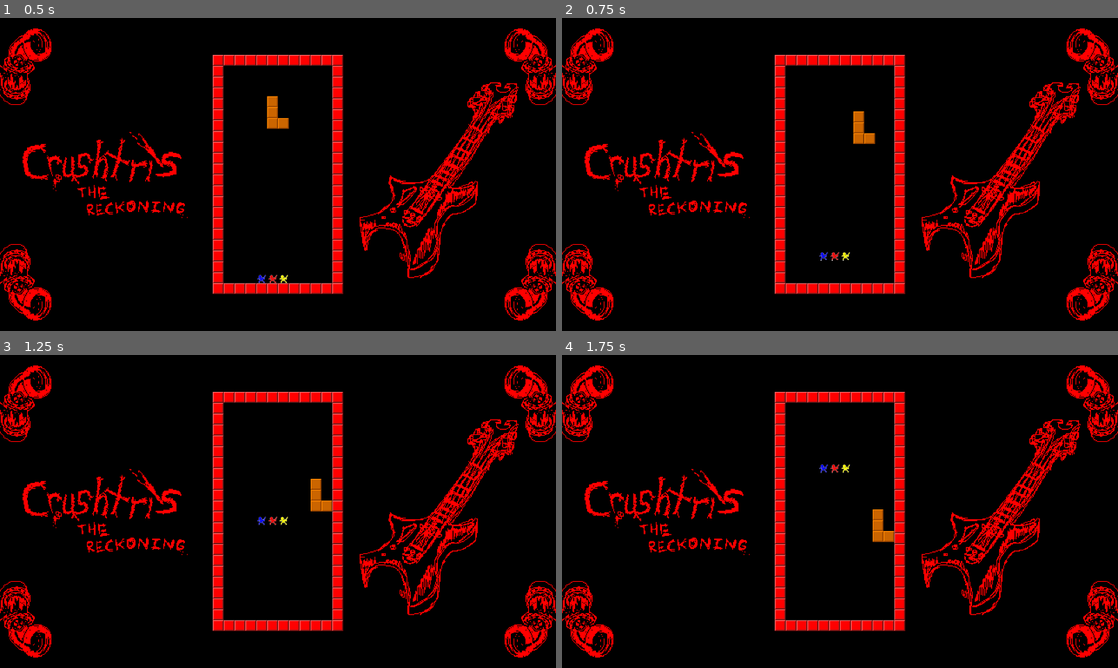
Above: before the commit, frames 1-4 (two rows, left to right).
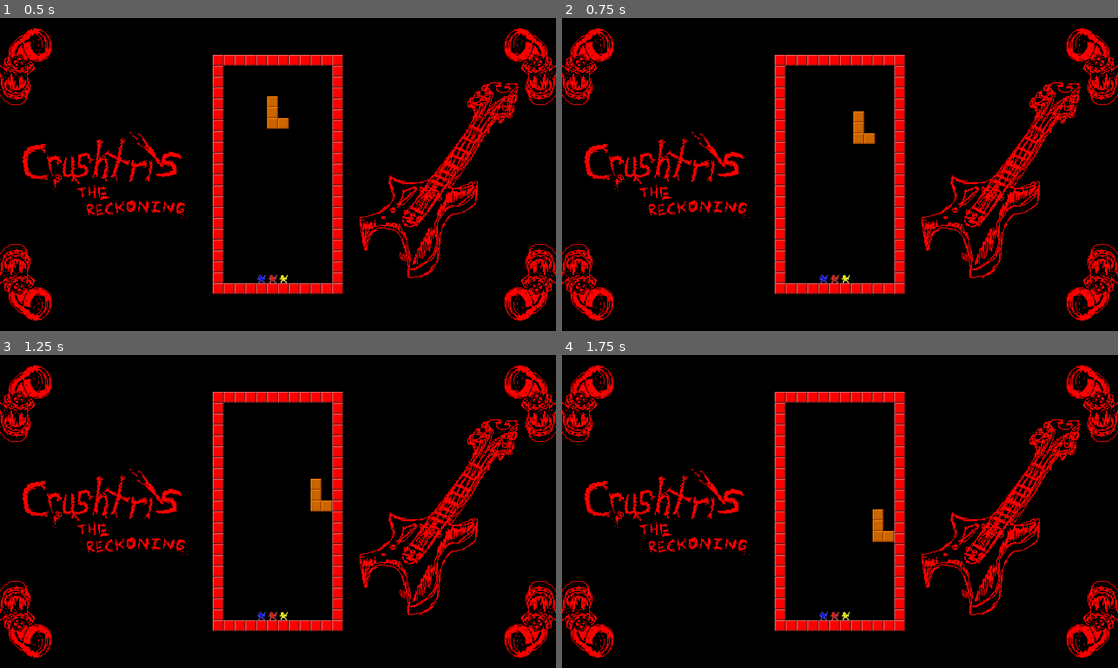
Above: after the commit, the same moments.

Repository: Galitie/mini-tyler-games
Game: Godot game, scene res://crushris/crushris.tscn
The game is run twice, just before and just after one commit, with the same random seed, the same clock (stepped at 60 frames per second) and the same inputs. This scene is started directly instead of the project's main scene. Video files are missing from this copy of the repository; at most half a second of black plays in their place.
Inputs (mouse positions are in pixels of both pictures, inside the frame that each line leads up to):
- Up to frame 1 (0.5 s): no input
- Up to frame 2 (0.75 s): tap Enter (start) at 0.5 s; move the mouse to (962, 158) at 0.52 s; hold Right (move_piece_right) from 0.53 s (still down); tap Space (jump, bound only before the commit) at 0.6 s
- Up to frame 3 (1.25 s): keep holding Right (move_piece_right); tap Space (jump, bound only before the commit) at 0.77, 1.07 s
- Up to frame 4 (1.75 s): move the mouse to (728, 527) at 1.27 s; release Right (move_piece_right) at 1.28 s; hold Escape (go_back) from 1.28 s (still down); tap Enter (start) at 1.35 s; tap Space (jump, bound only before the commit) at 1.52, 1.55 s

Frame 1 is identical in both runs. In frame 2, 0.2% of the frame differs, in the area x 46-52%, y 74-85%; in frame 3, 0.2%, in the area x 46-52%, y 51-85%; in frame 4, 0.2%.

Commit message:
Changed jump button method

Diff:
--- a/crushris/rockman.gd
+++ b/crushris/rockman.gd
@@ -3,6 +3,7 @@
 const SPEED: float = 150.0
 const JUMP_VELOCITY: float = -450.0
 
+var jumping: bool = false
 var gravity: float = ProjectSettings.get_setting("physics/2d/default_gravity")
 
 @onready var kill_zone: StaticBody2D = $kill_zone
@@ -25,10 +26,12 @@
 
 	if not is_on_floor():
 		velocity.y += gravity * delta
+	else:
+		jumping = false
 
-	for event in InputMap.action_get_events("jump"):
-		if event.device == controller_port && Input.is_action_just_pressed("jump"):
-			velocity.y = JUMP_VELOCITY
+	if Input.is_joy_button_pressed(controller_port, JOY_BUTTON_A) && !jumping:
+		velocity.y = JUMP_VELOCITY
+		jumping = true
 
 	var direction = Input.get_joy_axis(controller_port, JOY_AXIS_LEFT_X)
 	if direction:
--- a/project.godot
+++ b/project.godot
@@ -99,14 +99,6 @@
 , Object(InputEventJoypadButton,"resource_local_to_scene":false,"resource_name":"","device":0,"button_index":4,"pressure":0.0,"pressed":false,"script":null)
 ]
 }
-jump={
-"deadzone": 0.5,
-"events": [Object(InputEventKey,"resource_local_to_scene":false,"resource_name":"","device":-1,"window_id":0,"alt_pressed":false,"shift_pressed":false,"ctrl_pressed":false,"meta_pressed":false,"pressed":false,"keycode":0,"physical_keycode":32,"key_label":0,"unicode":32,"echo":false,"script":null)
-, Object(InputEventJoypadButton,"resource_local_to_scene":false,"resource_name":"","device":1,"button_index":0,"pressure":0.0,"pressed":false,"script":null)
-, Object(InputEventJoypadButton,"resource_local_to_scene":false,"resource_name":"","device":2,"button_index":0,"pressure":0.0,"pressed":false,"script":null)
-, Object(InputEventJoypadButton,"resource_local_to_scene":false,"resource_name":"","device":3,"button_index":0,"pressure":0.0,"pressed":false,"script":null)
-]
-}
 tylermon_attack={
 "deadzone": 0.5,
 "events": [Object(InputEventJoypadButton,"resource_local_to_scene":false,"resource_name":"","device":-1,"button_index":0,"pressure":0.0,"pressed":false,"script":null)
